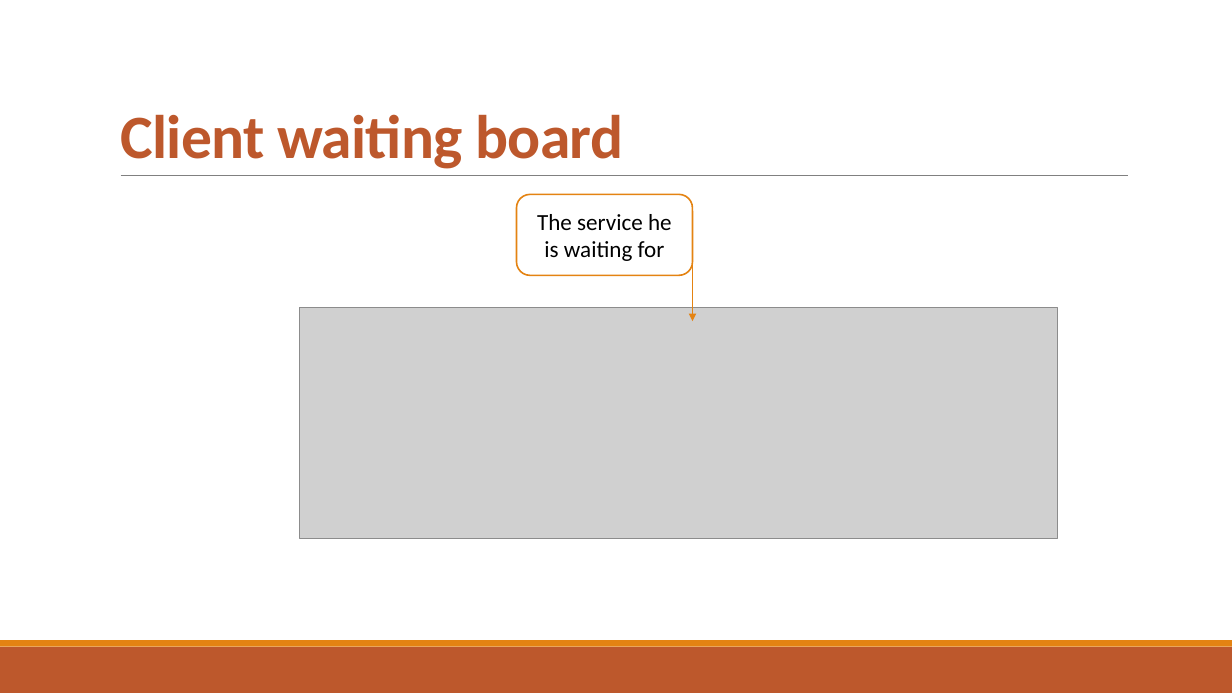
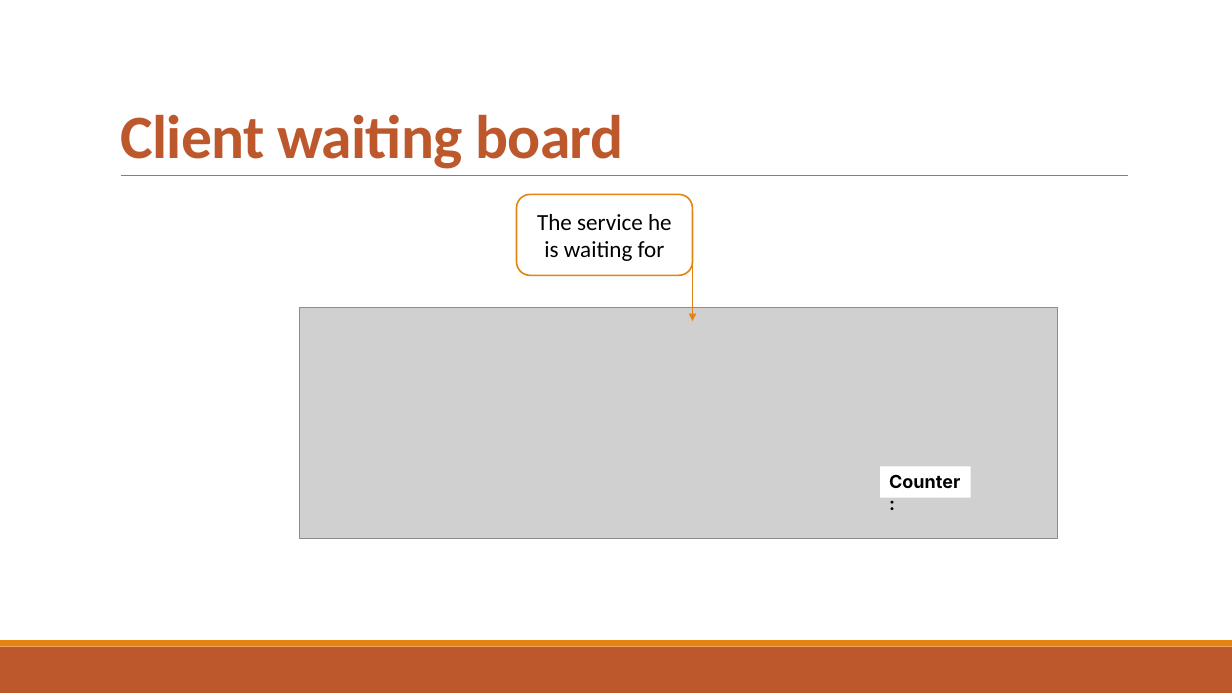
Before and after one commit to djemar/se2021-04-OfficeQueueManager, a slide deck: slide 10 of PresentationW1.pptx. Drawn at 1232x693 pixels with LibreOffice and Linux fonts; fonts in the diff are those of the drawing; grey boxes stand for pictures. Boxes give left, top, right and bottom in pixels: in the first picture for what was removed or moved away, otherwise in the second. Text is boxed around its words. In the diff, an @@ line names an element or a change of style, - is before the commit and + after.

```diff
--- a/PresentationW1.pptx
+++ b/PresentationW1.pptx
@@ rectangle added at (x1=880, y1=467, x2=970, y2=498), fill #FFFFFF, 14 pt, text #000000, bold @@
+Counter:
```
Also in this commit, not shown: 4 other slides changed.
